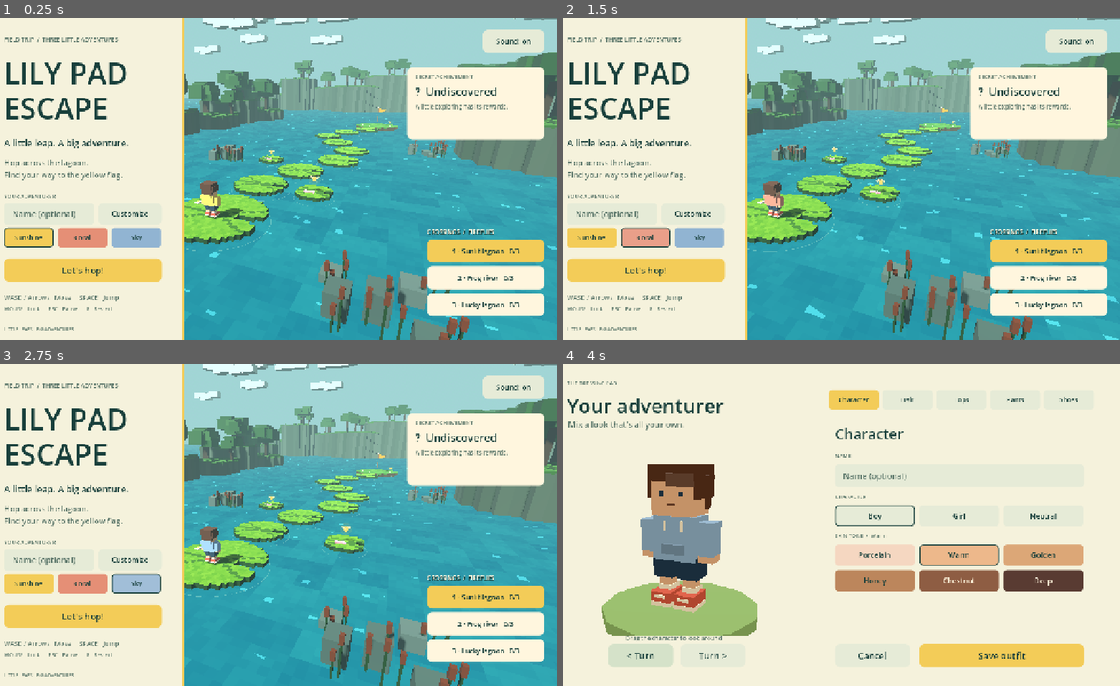
Above: before the commit, frames 1-4 (two rows, left to right).
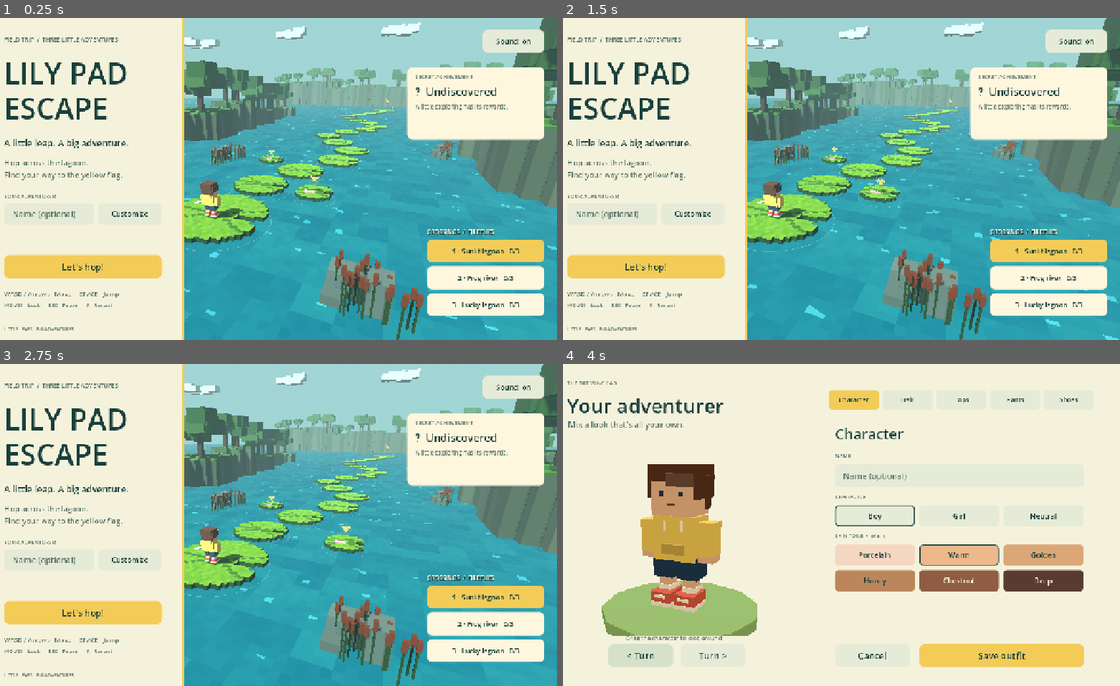
Above: after the commit, the same moments.

Repository: bgits/lily-pad-escape
Game: Godot game, scene res://scenes/main.tscn
Same seed, same stepped clock (60 frames per second), same inputs: the game is played once before the commit and once after it.
Inputs (mouse positions are in pixels of both pictures, inside the frame that each line leads up to):
- Up to frame 1 (0.25 s): no input
- Up to frame 2 (1.5 s): click (590, 236) at 0.5 s, where only the run before the commit has a clickable "Sunshine"; click (646, 236) at 1.25 s, where only the run before the commit has a clickable "Coral"
- Up to frame 3 (2.75 s): click (133, 582) at 2 s, where only the run before the commit has a clickable "Sky"
- Up to frame 4 (4 s): click "Customize" at 2.75 s; click "< Turn" at 3.5 s

The runs differ from the first frame. In frame 1, 14% of the frame differs, in the area x 0-100%, y 0-100%; in frame 2, 14%; in frame 3, 14%; in frame 4, 1.8%.

Commit message:
Extend level routes and update gameplay tests

Diff:
--- a/game/levels/frog_river.tres
+++ b/game/levels/frog_river.tres
@@ -8,12 +8,31 @@
 drift_pad = Vector3(-4, -5.7, 1.2)
 drift_travel = Vector3(-3.2, 0, 0)
 exploration_pads = Array[Vector3]([Vector3(5.3, -15.7, 1.15)])
-fireflies = Array[Vector3]([Vector3(-4, 1.35, -5.7), Vector3(5.3, 1.35, -15.7), Vector3(-2.2, 1.35, -36.4)])
+fireflies = Array[Vector3]([Vector3(-4, 1.35, -5.7), Vector3(5.3, 1.35, -15.7), Vector3(-2.2, 1.35, -91.4)])
 has_bat = true
-frog_pads = Array[int]([1, 2, 3, 4, 5, 6])
-decoy_pads = Array[Vector3]([Vector3(4.8, -3.4, 1.75), Vector3(-6.4, -13, 1.8), Vector3(8.2, -22.8, 1.8), Vector3(-5.9, -29.1, 1.8)])
-pads = Array[Vector3]([Vector3(0, 0, 2.7), Vector3(0, -5.7, 2.15), Vector3(-1.8, -10.7, 2.15), Vector3(0.8, -15.7, 2.15), Vector3(3.6, -20.7, 2.15), Vector3(1.5, -25.7, 2.15), Vector3(-1, -30.7, 2.15)])
+frog_pads = Array[int]([1, 2, 6, 10, 14, 17])
+decoy_pads = Array[Vector3]([Vector3(4.8, -3.4, 1.75), Vector3(-5.5, -17, 1.8), Vector3(5.8, -48, 1.8), Vector3(-6.2, -78, 1.8)])
+pads = Array[Vector3]([
+	Vector3(0, 0, 2.7),
+	Vector3(0, -5.7, 2.15),
+	Vector3(-1.8, -10.7, 2.15),
+	Vector3(0.8, -15.7, 2.15),
+	Vector3(3.6, -20.7, 2.15),
+	Vector3(1.5, -25.7, 2.15),
+	Vector3(-1, -30.7, 2.15),
+	Vector3(0.8, -35.7, 2.15),
+	Vector3(3.2, -40.7, 2.15),
+	Vector3(1.2, -45.7, 2.15),
+	Vector3(-1.2, -50.7, 2.15),
+	Vector3(-3, -55.7, 2.15),
+	Vector3(-1.2, -60.7, 2.15),
+	Vector3(1.2, -65.7, 2.15),
+	Vector3(3.2, -70.7, 2.15),
+	Vector3(1.2, -75.7, 2.15),
+	Vector3(-1.2, -80.7, 2.15),
+	Vector3(0, -85.7, 2.15)
+])
 spawn = Vector3(0, 0.68, 0.55)
-island_center = Vector3(0, 0, -37.1)
+island_center = Vector3(0, 0, -92.1)
 island_radius = 3.35
-flag_position = Vector3(0, 0.6, -37.4)
+flag_position = Vector3(0, 0.6, -92.4)
--- a/game/levels/lucky_lagoon.tres
+++ b/game/levels/lucky_lagoon.tres
@@ -8,11 +8,31 @@
 drift_pad = Vector3(6.3, -12.7, 1.2)
 drift_travel = Vector3(2.8, 0, 0)
 exploration_pads = Array[Vector3]([Vector3(-4.9, -23.6, 1.15)])
-fireflies = Array[Vector3]([Vector3(6.3, 1.35, -12.7), Vector3(-4.9, 1.35, -23.6), Vector3(4.3, 1.35, -27.5)])
-chance_pad_indices = Array[int]([1, 3])
-bypass_pads = Array[Vector3]([Vector3(3.9, -2.6, 1.05), Vector3(5.1, -6.3, 0.95), Vector3(5, -9.7, 1.05), Vector3(-1.8, -13.4, 1.05), Vector3(-3.5, -17, 0.95), Vector3(-1.6, -20.5, 1.05)])
-pads = Array[Vector3]([Vector3(0, 0, 2.7), Vector3(0, -5.7, 2.15), Vector3(1.8, -11.2, 2.15), Vector3(0.2, -16.7, 2.15), Vector3(2, -22.2, 2.15)])
+fireflies = Array[Vector3]([Vector3(6.3, 1.35, -12.7), Vector3(-4.9, 1.35, -23.6), Vector3(4.3, 1.35, -69.3)])
+chance_pad_indices = Array[int]([1, 3, 5, 7, 9, 11, 13])
+bypass_pads = Array[Vector3]([Vector3(3.9, -2.6, 1.05), Vector3(5.1, -6.3, 0.95), Vector3(5, -9.7, 1.05), Vector3(-1.8, -13.4, 1.05), Vector3(-3.5, -17, 0.95), Vector3(-1.6, -20.5, 1.05),
+	Vector3(6.8, -25.3, 1.05), Vector3(5.5, -29.6, 1.05),
+	Vector3(-3.8, -34.4, 1.05), Vector3(-3.8, -38, 1.05),
+	Vector3(-3.5, -43.6, 1.05), Vector3(-2, -48, 1.05),
+	Vector3(7, -52.7, 1.05), Vector3(7, -56.3, 1.05),
+	Vector3(-1.2, -62.1, 1.05), Vector3(0, -66.7, 1.05)])
+pads = Array[Vector3]([
+	Vector3(0, 0, 2.7),
+	Vector3(0, -5.7, 2.15),
+	Vector3(1.8, -11.2, 2.15),
+	Vector3(0.2, -16.7, 2.15),
+	Vector3(2, -22.2, 2.15),
+	Vector3(3.8, -27.1, 1.7),
+	Vector3(1.6, -31.7, 1.55),
+	Vector3(-0.8, -36.2, 1.7),
+	Vector3(-2.3, -40.8, 1.55),
+	Vector3(-0.5, -45.4, 1.65),
+	Vector3(1.8, -50, 1.55),
+	Vector3(4, -54.5, 1.7),
+	Vector3(4.2, -59.3, 1.55),
+	Vector3(2, -64, 1.9)
+])
 spawn = Vector3(0, 0.68, 0.55)
-island_center = Vector3(2, 0, -28.4)
+island_center = Vector3(2, 0, -70.2)
 island_radius = 3.35
-flag_position = Vector3(2, 0.6, -28.7)
+flag_position = Vector3(2, 0.6, -70.5)
--- a/game/levels/sunlit_lagoon.tres
+++ b/game/levels/sunlit_lagoon.tres
@@ -7,11 +7,30 @@
 drift_pad = Vector3(3.9, -5.35, 1.2)
 drift_travel = Vector3(3.2, 0, 0)
 exploration_pads = Array[Vector3]([Vector3(-2.2, -12.3, 1.15)])
-fireflies = Array[Vector3]([Vector3(3.9, 1.35, -5.35), Vector3(-2.2, 1.35, -12.3), Vector3(7.8, 1.35, -42.6)])
-pads = Array[Vector3]([Vector3(0, 0, 2.7), Vector3(0, -5.35, 1.9), Vector3(1.5, -9.8, 1.85), Vector3(3.8, -14.4, 1.85), Vector3(4.3, -19.3, 1.8), Vector3(2, -23.8, 1.85), Vector3(-0.2, -28.4, 1.8), Vector3(1.7, -33.1, 1.85), Vector3(4.3, -37.5, 1.9)])
+fireflies = Array[Vector3]([Vector3(3.9, 1.35, -5.35), Vector3(-2.2, 1.35, -12.3), Vector3(7.8, 1.35, -84.3)])
+pads = Array[Vector3]([
+	Vector3(0, 0, 2.7),
+	Vector3(0, -5.35, 1.9),
+	Vector3(1.5, -9.8, 1.85),
+	Vector3(3.8, -14.4, 1.85),
+	Vector3(4.3, -19.3, 1.8),
+	Vector3(2, -23.8, 1.85),
+	Vector3(-0.2, -28.4, 1.8),
+	Vector3(1.7, -33.1, 1.85),
+	Vector3(4.3, -37.5, 1.9),
+	Vector3(5.5, -42.2, 1.95),
+	Vector3(3.8, -46.9, 1.9),
+	Vector3(1.2, -51.3, 1.85),
+	Vector3(-1, -55.9, 1.9),
+	Vector3(-2, -60.7, 1.85),
+	Vector3(0, -65.3, 1.9),
+	Vector3(2.4, -69.8, 1.85),
+	Vector3(4.5, -74.4, 1.9),
+	Vector3(5.5, -79.2, 2.05)
+])
 spawn = Vector3(0, 0.68, 0.55)
-island_center = Vector3(5.5, 0, -43.5)
+island_center = Vector3(5.5, 0, -85.2)
 island_radius = 3.35
-flag_position = Vector3(5.5, 0.6, -43.8)
+flag_position = Vector3(5.5, 0.6, -85.5)
 water_height = 0.04
 surface_height = 0.6
--- a/game/scripts/ui.gd
+++ b/game/scripts/ui.gd
@@ -27,7 +27,6 @@
 var toast: Label
 var victory_detail: Label
 var mute_button: Button
-var swatches: Array[Button] = []
 var muted := false
 var panels: Array[Control] = []
 var level_label: Label
@@ -177,25 +176,7 @@
 	customize_button = button(adventurer_row,"Customize",func():customize_requested.emit())
 	customize_button.custom_minimum_size = Vector2(142,46)
 	customize_button.add_theme_font_size_override("font_size",16)
-	var colors := HBoxContainer.new()
-	colors.add_theme_constant_override("separation",10)
-	stack.add_child(colors)
-	for i in 3:
-		var color: Color = [GOLD,Color("e58f76"),Color("91b4d2")][i]
-		var b := Button.new()
-		b.text = ["Sunshine", "Coral", "Sky"][i]
-		b.custom_minimum_size = Vector2(110,36)
-		b.add_theme_font_size_override("font_size",14)
-		b.add_theme_color_override("font_color",INK)
-		b.add_theme_color_override("font_hover_color",INK)
-		b.add_theme_color_override("font_pressed_color",INK)
-		b.add_theme_stylebox_override("normal",style(color,7,INK if i == 0 else Color.TRANSPARENT))
-		b.add_theme_stylebox_override("hover",style(color.lightened(0.14),7,INK))
-		b.add_theme_stylebox_override("focus",style(Color.TRANSPARENT,7,INK))
-		b.mouse_default_cursor_shape = Control.CURSOR_POINTING_HAND
-		b.pressed.connect(func(): select_color(i))
-		colors.add_child(b)
-		swatches.append(b)
+	gap(stack,36)
 	gap(stack,13)
 	button(stack,"Let's hop!",func(): play_requested.emit(),true)
 	gap(stack,13)
@@ -265,9 +246,6 @@
 func sync_outfit(outfit: Dictionary) -> void:
 	var index: int = outfit.top_color
 	selected_color = index
-	var palette := [GOLD,Color("e58f76"),Color("91b4d2"),MOONFLOWER]
-	for i in 3:
-		swatches[i].add_theme_stylebox_override("normal",style(palette[i],7,INK if i == index else Color.TRANSPARENT))
 	secret_equip.text = "Moonflower · equipped" if index == 3 else "Wear Moonflower hoodie"
 	secret_equip.add_theme_stylebox_override("normal",style(MOONFLOWER,7,INK if index == 3 else Color.TRANSPARENT))
 
--- a/game/scripts/world.gd
+++ b/game/scripts/world.gd
@@ -191,8 +191,11 @@
 			var center := Vector3(side * rng.randf_range(18, 27), 0, 12 - i * 9)
 			make_scenic_island(center, rng.randf_range(3, 6), rng.randf_range(2, 5))
 	for i in 10:
-		var center := Vector3(-44 + i * 10, 0, -82 - rng.randf_range(0, 12))
+		var center := Vector3(-44 + i * 10, 0, minf(-82, level.island_center.z - 30) - rng.randf_range(0, 12))
 		make_scenic_island(center, rng.randf_range(5, 9), rng.randf_range(5, 11))
+	# Foreground collision must not shift when route pads are added or resized.
+	var scenery_state := rng.state
+	rng.seed = 8142
 	# Foreground rock/reed groups frame the starting pad without blocking it.
 	for center in [Vector3(-8, 0, 0), Vector3(8, 0, 3), Vector3(-8, 0, -12), Vector3(12, 0, -23)]:
 		for j in 5:
@@ -206,6 +209,7 @@
 			else:
 				block(scenery,rock_center,rock_size,rock_color)
 			reeds(pos + Vector3(0.5, 0, 0.5), 4)
+	rng.state = scenery_state
 	for i in 20:
 		var center := Vector3(rng.randf_range(-80,80), rng.randf_range(22,32), rng.randf_range(-100,-20))
 		for j in 4:
--- a/game/tests/health_luck_test.gd
+++ b/game/tests/health_luck_test.gd
@@ -146,7 +146,7 @@
 	game.select_level(2)
 	game.start_run()
 	await frames(8)
-	check(game.world.chance_pads.size() == 2 and game.world.frogs.is_empty() and not player.has_bat,"Level 3 starts with two yellow chance markers and no combat enemies")
+	check(game.world.chance_pads.size() == 7 and game.world.frogs.is_empty() and not player.has_bat,"Level 3 starts with seven yellow chance markers and no combat enemies")
 	check(not game.ui.health_box.visible and game.health == 100 and not game.poisoned,"Entering Level 3 clears poison and hides combat-only health UI")
 	var pad: LilyDecoyPad = game.world.chance_pads[0]
 	check(pad.marker.is_chance and pad.marker.collision_layer == 0,"Yellow frogs are visible chance markers without solid footholds")
@@ -197,7 +197,7 @@
 	game.win()
 	game.next_level()
 	await frames(8)
-	check(game.level_index == 2 and game.state == "playing" and game.world.chance_pads.size() == 2,"Level 2 victory transitions into a fresh Level 3")
+	check(game.level_index == 2 and game.state == "playing" and game.world.chance_pads.size() == 7,"Level 2 victory transitions into a fresh Level 3")
 	print("RESULT: %d passed, %d failed" % [passed,failures.size()])
 	game.stop_sounds()
 	await frames(8)
--- /dev/null
+++ b/game/tests/long_routes_test.gd
@@ -0,0 +1,115 @@
+extends SceneTree
+
+var game: Node3D
+var player: LilyPlayer
+var passed := 0
+var failures: Array[String] = []
+
+func _initialize() -> void:
+	run.call_deferred()
+
+func frames(count: int) -> void:
+	for i in count:
+		await physics_frame
+		await process_frame
+
+func check(condition: bool, message: String) -> void:
+	if condition:
+		passed += 1
+		print("PASS: ",message)
+	else:
+		failures.append(message)
+		push_error("FAIL: " + message + " " + str(game.debug_snapshot()))
+
+func jump_key(pressed: bool) -> void:
+	var event := InputEventKey.new()
+	event.physical_keycode = KEY_SPACE
+	event.keycode = KEY_SPACE
+	event.pressed = pressed
+	Input.parse_input_event(event)
+
+# Aim and press controls only. Never place the player on a destination pad.
+func jump_to(target: Vector2) -> void:
+	var offset := target-Vector2(player.position.x,player.position.z)
+	player.yaw = atan2(-offset.x,-offset.y)
+	player.pivot.rotation.y = player.yaw
+	Input.action_press("move_forward")
+	await frames(maxi(4,roundi((offset.length()-4.0)/player.move_speed*60)+5))
+	jump_key(true)
+	for i in 50:
+		await frames(1)
+		if Vector2(player.position.x,player.position.z).distance_to(target) < 0.55:
+			Input.action_release("move_forward")
+		if i == 2:
+			jump_key(false)
+	Input.action_release("move_forward")
+	await frames(15)
+
+func strike(frog: LilyFrog) -> void:
+	for attempt in 4:
+		if not frog.alive:
+			break
+		var target := Vector2(frog.position.x,frog.position.z)
+		var offset := target-Vector2(player.position.x,player.position.z)
+		player.yaw = atan2(-offset.x,-offset.y)
+		player.pivot.rotation.y = player.yaw
+		Input.action_press("move_forward")
+		await frames(maxi(2,roundi((offset.length()-1.5)/player.move_speed*60)))
+		Input.action_release("move_forward")
+		await frames(6)
+		var event := InputEventKey.new()
+		event.physical_keycode = KEY_F
+		event.keycode = KEY_F
+		event.pressed = true
+		Input.parse_input_event(event)
+		await frames(32)
+		event.pressed = false
+		Input.parse_input_event(event)
+	check(not frog.alive and game.health == 100 and not game.poisoned,"Route combat defeats frog and heals without teleporting")
+
+func run() -> void:
+	game = load("res://scenes/main.tscn").instantiate()
+	game.profile.storage_path = "user://lily_qa_long_routes.cfg"
+	DirAccess.remove_absolute(game.profile.storage_path)
+	root.add_child(game)
+	player = game.player
+	for level_index in [0,1]:
+		game.show_title()
+		game.select_level(level_index)
+		game.start_run()
+		await frames(12)
+		if level_index == 0:
+			var perch: StaticBody3D = game.world.secret_perches[0]
+			for candidate in game.world.secret_perches:
+				if candidate.position.x > perch.position.x:
+					perch = candidate
+			await jump_to(Vector2(perch.position.x,perch.position.z))
+			check(player.is_on_floor() and game.profile.secret_perch and game.falls == 0,"The secret pillar remains reachable from spawn with an ordinary jump")
+			game.start_run()
+			await frames(12)
+		check(game.level.pads.size() == 18,"Level %d has 18 main-route pads" % (level_index+1))
+		for index in range(1,game.level.pads.size()):
+			var p: Vector3 = game.level.pads[index]
+			var frog: LilyFrog = null
+			for enemy in game.world.frogs:
+				if enemy.pad_index == index:
+					frog = enemy
+			var target := Vector2(p.x,p.y+(1.1 if frog != null else 0.0))
+			await jump_to(target)
+			var landed := player.is_on_floor() and Vector2(player.position.x,player.position.z).distance_to(target) < 1.4
+			check(landed and game.falls == 0,"Level %d pad %d is reachable with ordinary movement" % [level_index+1,index+1])
+			if not landed or game.falls > 0:
+				break
+			if frog != null:
+				await strike(frog)
+		var shore: Vector3 = game.level.fireflies[2]
+		await jump_to(Vector2(shore.x,shore.z))
+		check(game.profile.has_firefly(level_index,2),"Level %d far-shore firefly remains reachable" % (level_index+1))
+		await jump_to(Vector2(game.level.flag_position.x,game.level.flag_position.z))
+		check(game.state == "won" and game.victories == 1 and game.falls == 0,"Level %d entire extended crossing wins without falls" % (level_index+1))
+	print("RESULT: %d passed, %d failed" % [passed,failures.size()])
+	game.stop_sounds()
+	game.queue_free()
+	await frames(3)
+	DirAccess.remove_absolute("user://lily_qa_long_routes.cfg")
+	quit(0 if failures.is_empty() else 1)
--- a/game/tests/skill_route_test.gd
+++ b/game/tests/skill_route_test.gd
@@ -54,15 +54,15 @@
 	game.select_level(2)
 	game.start_run()
 	await frames(12)
-	check(game.world.bypass_pads.size() == 6,"Lucky Lagoon has six permanent precision platforms")
+	check(game.world.bypass_pads.size() == 16,"Lucky Lagoon has sixteen permanent precision platforms")
 	check(not game.ui.objective_label.visible,"HUD does not require completing yellow pads")
-	# Worst-case fixture: both random supports have already sunk. No RNG override
+	# Worst-case fixture: all random supports have already sunk. No RNG override
 	# or rescue is used during the crossing, and falling would reset this fixture.
 	for pad in game.world.chance_pads:
 		pad.resolved = true
 		pad.collapse()
 	await frames(36)
-	check(game.world.chance_pads.all(func(pad): return pad.collapsed and not pad.visible and pad.collision_layer == 0),"Both yellow pads are absent before the first jump")
+	check(game.world.chance_pads.all(func(pad): return pad.collapsed and not pad.visible and pad.collision_layer == 0),"All yellow pads are absent before the first jump")
 	var route: Array[Vector2] = []
 	for p in game.level.bypass_pads.slice(0,3):
 		route.append(Vector2(p.x,p.y))
@@ -72,6 +72,15 @@
 		route.append(Vector2(p.x,p.y))
 	rest = game.level.pads[4]
 	route.append(Vector2(rest.x,rest.y))
+	for branch in 5:
+		for p in game.level.bypass_pads.slice(6 + branch*2,8 + branch*2):
+			route.append(Vector2(p.x,p.y))
+		var next_index := 6 + branch*2
+		if next_index < game.level.pads.size():
+			var p: Vector3 = game.level.pads[next_index]
+			route.append(Vector2(p.x,p.y))
+	var shore: Vector3 = game.level.fireflies[2]
+	route.append(Vector2(shore.x,shore.z))
 	route.append(Vector2(game.level.flag_position.x,game.level.flag_position.z))
 	for i in route.size():
 		await jump_to(route[i])
@@ -85,9 +94,10 @@
 			await frames(30)
 			check(player.position.is_equal_approx(before),"A small bypass pad supports a paused player")
 			game.resume()
-	check(game.state == "won" and game.victories == 1,"The entire nine-jump skill route wins with both yellow pads missing")
+	check(game.profile.has_firefly(2,2),"The relocated Lucky Lagoon shore firefly is reachable")
+	check(game.state == "won" and game.victories == 1,"The entire extended skill route wins with all yellow pads missing")
 	check(game.chance_rolls == 0 and game.falls == 0,"Winning the skill route needs no favorable rolls or retries")
-	check(game.world.chance_pads.all(func(pad): return pad.collapsed),"Neither yellow support was restored during the winning run")
+	check(game.world.chance_pads.all(func(pad): return pad.collapsed),"No yellow support was restored during the winning run")
 	check(game.health == 100 and not game.poisoned,"The new route does not introduce poison or health damage")
 	game.start_run()
 	await frames(10)
Not shown, added: game/tests/long_routes_test.gd.uid
Not shown, changed: build/web/index.pck
Not shown, changed: scripts/export.sh
Not shown, changed: scripts/test-native.sh
